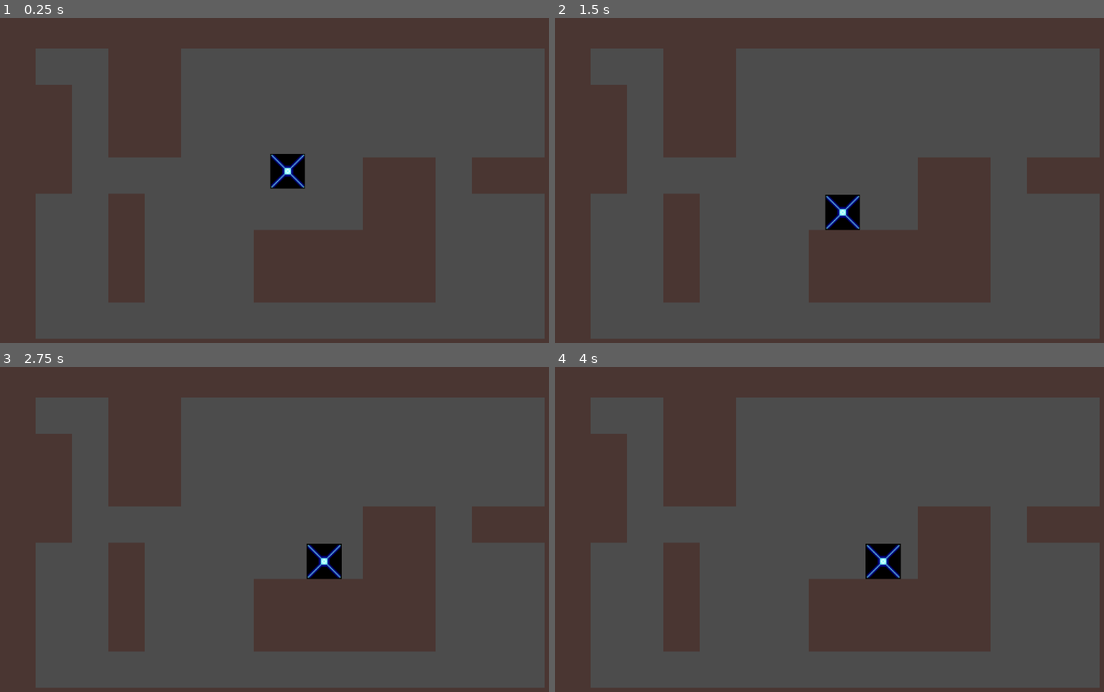
Above: before the commit, frames 1-4 (two rows, left to right).
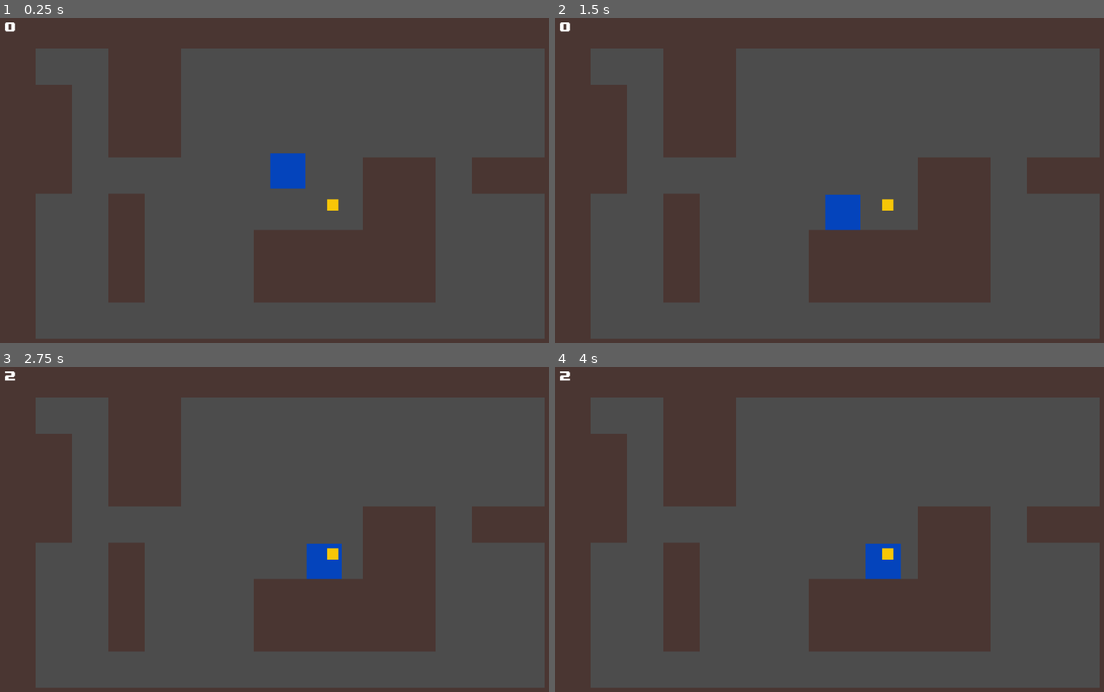
Above: after the commit, the same moments.

Repository: ben-gillott/grav-game
Game: Godot game, scene res://Scenes/tilemapScene.tscn
Two runs of this game, one before a commit and one after it. Both use one fixed random seed, a clock stepped at 60 frames per second and the inputs below.
Inputs:
- Up to frame 1 (0.25 s): no input
- Up to frame 2 (1.5 s): tap Enter (ui_accept) at 0.5, 0.77, 1.25 s; hold Right (ui_right) 0.53-1.28 s; hold Down (ui_down) from 1.28 s (still down)
- Up to frame 3 (2.75 s): tap Enter (ui_accept) at 1.52, 2 s; release Down (ui_down) at 2.03 s; hold Right (ui_right) from 2.03 s (still down)
- Up to frame 4 (4 s): release Right (ui_right) at 2.78 s; hold Up (ui_up) 2.78-3.53 s; tap Enter (ui_accept) at 3.02, 3.5, 3.77 s; hold Left (ui_left) from 3.53 s (still down)

The runs differ from the first frame. In frame 1, 0.8% of the frame differs, in the area x 0-62%, y 1-60%; in frame 2, 0.8%; in frame 3, 0.8%; in frame 4, 0.8%.

Commit message:
Coin Pickups & Event Bus

Diff:
--- /dev/null
+++ b/godot_grav/Art/fonts/upheaval_dynamic.tres
@@ -0,0 +1,7 @@
+[gd_resource type="DynamicFont" load_steps=2 format=2]
+
+[ext_resource path="res://Art/fonts/upheavtt.ttf" type="DynamicFontData" id=1]
+
+[resource]
+size = 32
+font_data = ExtResource( 1 )
--- /dev/null
+++ b/godot_grav/Scenes/Coin.tscn
@@ -0,0 +1,19 @@
+[gd_scene load_steps=4 format=2]
+
+[ext_resource path="res://Art/1x1pxsquare.png" type="Texture" id=1]
+[ext_resource path="res://Scripts/Coin.gd" type="Script" id=2]
+
+[sub_resource type="RectangleShape2D" id=1]
+
+[node name="Coin" type="Area2D"]
+script = ExtResource( 2 )
+
+[node name="CollisionShape2D" type="CollisionShape2D" parent="."]
+shape = SubResource( 1 )
+
+[node name="Sprite" type="Sprite" parent="."]
+modulate = Color( 0.968627, 0.776471, 0.027451, 1 )
+scale = Vector2( 20, 20 )
+texture = ExtResource( 1 )
+
+[connection signal="body_entered" from="." to="." method="_on_Coin_body_entered"]
--- /dev/null
+++ b/godot_grav/Scenes/HUD.tscn
@@ -0,0 +1,37 @@
+[gd_scene load_steps=3 format=2]
+
+[ext_resource path="res://Art/fonts/upheaval_dynamic.tres" type="DynamicFont" id=1]
+[ext_resource path="res://Scripts/HUD.gd" type="Script" id=2]
+
+[node name="HUD" type="Control"]
+anchor_right = 1.0
+anchor_bottom = 1.0
+script = ExtResource( 2 )
+__meta__ = {
+"_edit_use_anchors_": false
+}
+
+[node name="MarginContainer" type="MarginContainer" parent="."]
+anchor_right = 1.0
+anchor_bottom = 1.0
+margin_left = 10.0
+margin_top = 10.0
+margin_right = -10.0
+margin_bottom = -10.0
+__meta__ = {
+"_edit_use_anchors_": false
+}
+
+[node name="VBoxContainer" type="VBoxContainer" parent="MarginContainer"]
+margin_right = 1004.0
+margin_bottom = 580.0
+
+[node name="HBoxContainer" type="HBoxContainer" parent="MarginContainer/VBoxContainer"]
+margin_right = 1004.0
+margin_bottom = 29.0
+
+[node name="Label" type="Label" parent="MarginContainer/VBoxContainer/HBoxContainer"]
+margin_right = 204.0
+margin_bottom = 29.0
+custom_fonts/font = ExtResource( 1 )
+text = "Hello World"
--- a/godot_grav/Scenes/playerScene.tscn
+++ b/godot_grav/Scenes/playerScene.tscn
@@ -1,6 +1,6 @@
 [gd_scene load_steps=4 format=2]
 
-[ext_resource path="res://Art/player.png" type="Texture" id=1]
+[ext_resource path="res://Art/1x1pxsquare.png" type="Texture" id=1]
 [ext_resource path="res://Scripts/PlayerMovementController.gd" type="Script" id=2]
 
 [sub_resource type="RectangleShape2D" id=1]
@@ -12,7 +12,8 @@
 script = ExtResource( 2 )
 
 [node name="Sprite" type="Sprite" parent="."]
-scale = Vector2( 1.92, 1.92 )
+modulate = Color( 0.0156863, 0.266667, 0.737255, 1 )
+scale = Vector2( 62, 62 )
 texture = ExtResource( 1 )
 
 [node name="CollisionShape2D" type="CollisionShape2D" parent="."]
--- a/godot_grav/Scenes/tilemapScene.tscn
+++ b/godot_grav/Scenes/tilemapScene.tscn
@@ -1,7 +1,9 @@
-[gd_scene load_steps=7 format=2]
+[gd_scene load_steps=9 format=2]
 
 [ext_resource path="res://Art/kenny_tilesheet.png" type="Texture" id=1]
 [ext_resource path="res://Scenes/playerScene.tscn" type="PackedScene" id=2]
+[ext_resource path="res://Scenes/Coin.tscn" type="PackedScene" id=3]
+[ext_resource path="res://Scenes/HUD.tscn" type="PackedScene" id=4]
 
 [sub_resource type="ConvexPolygonShape2D" id=1]
 points = PoolVector2Array( 0, 0, 64, 0, 64, 64, 0, 64 )
@@ -79,6 +81,10 @@
 
 [node name="Node2D" type="Node2D"]
 
+[node name="CanvasLayer" type="CanvasLayer" parent="."]
+
+[node name="HUD" parent="CanvasLayer" instance=ExtResource( 4 )]
+
 [node name="TileMap" type="TileMap" parent="."]
 tile_set = SubResource( 4 )
 format = 1
@@ -88,3 +94,6 @@
 }
 
 [node name="KinematicBody2D" parent="." instance=ExtResource( 2 )]
+
+[node name="Coin" parent="." instance=ExtResource( 3 )]
+position = Vector2( 587, 340 )
--- /dev/null
+++ b/godot_grav/Scripts/Coin.gd
@@ -0,0 +1,8 @@
+extends Area2D
+
+const value = 2
+
+func _on_Coin_body_entered(body):
+	print("Coin touched")
+	Events.emit_signal("score_changed", value)
+	pass # Replace with function body.
--- /dev/null
+++ b/godot_grav/Scripts/Events.gd
@@ -0,0 +1,3 @@
+extends Node
+
+signal score_changed(value)
--- /dev/null
+++ b/godot_grav/Scripts/HUD.gd
@@ -0,0 +1,18 @@
+extends Control
+
+onready var label = $MarginContainer/VBoxContainer/HBoxContainer/Label
+
+var score = 0
+
+func _ready() -> void:
+	label.text = str(score)
+
+func _enter_tree() -> void:
+	Events.connect("score_changed", self, "_on_score_changed")
+
+func _exit_tree() -> void:
+	Events.disconnect("score_changed", self, "_on_score_changed")
+
+func _on_score_changed(value):
+	score += value
+	label.text = str(score)
--- a/godot_grav/project.godot
+++ b/godot_grav/project.godot
@@ -12,7 +12,11 @@
 
 config/name="Gravity"
 run/main_scene="res://Scenes/tilemapScene.tscn"
-config/icon="res://icon.png"
+config/icon="res://Art/icon.png"
+
+[autoload]
+
+Events="*res://Scripts/Events.gd"
 
 [input]
 
Binary file added: godot_grav/Art/fonts/Upheaval.fon
Not shown, added: godot_grav/Art/fonts/upheaval.txt
Binary file added: godot_grav/Art/fonts/upheavtt.ttf
Renamed: godot_grav/icon.png -> godot_grav/Art/icon.png
Not shown, changed: godot_grav/Art/icon.png.import
